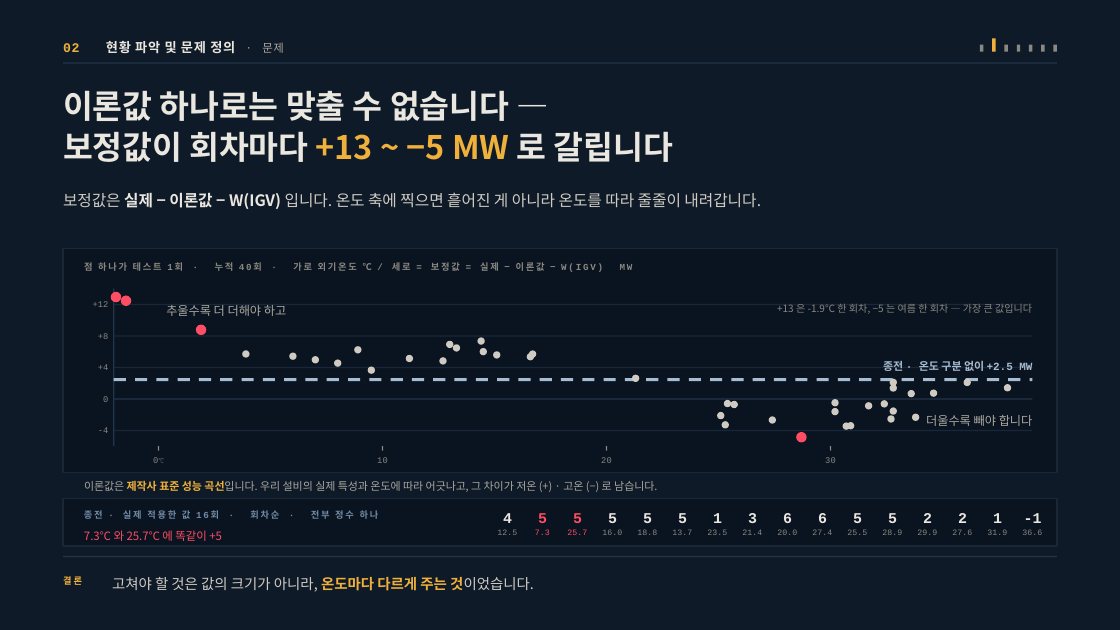
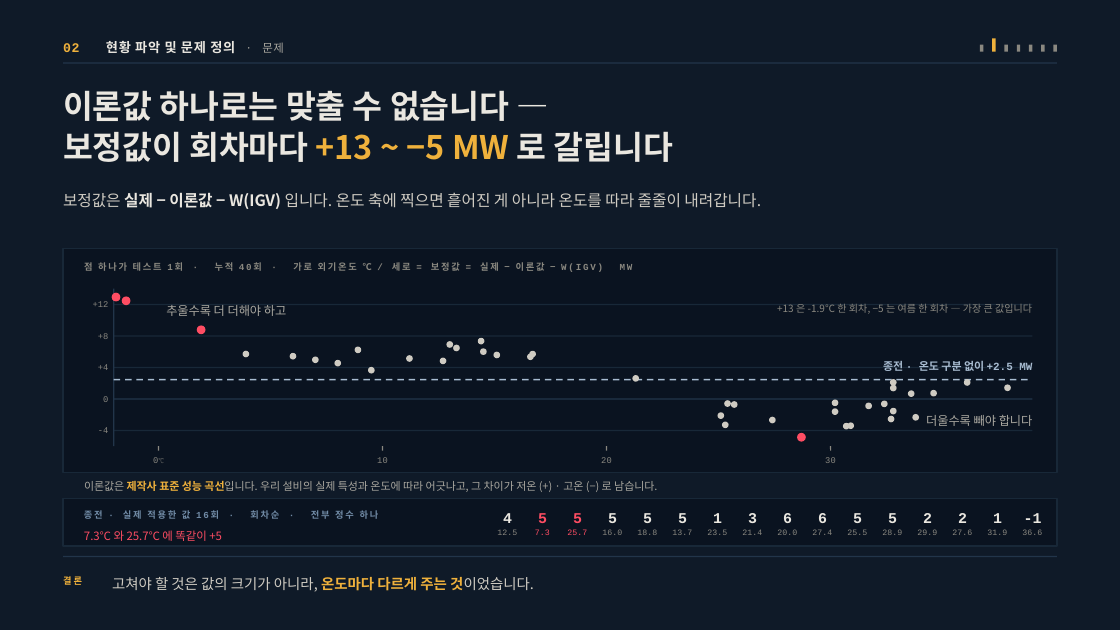
Before and after one commit to jooh-ai/Narae-AI, a slide deck: slide 5 of docs/ppt/위례_공급가능용량_최종발표_v2.pptx. Drawn at 1120x630 pixels with LibreOffice and Linux fonts; fonts in the diff are those of the drawing. Boxes give left, top, right and bottom in pixels: in the first picture for what was removed or moved away, otherwise in the second. Text is boxed around its words. In the diff, an @@ line names an element or a change of style, - is before the commit and + after.

```diff
--- a/docs/ppt/위례_공급가능용량_최종발표_v2.pptx
+++ b/docs/ppt/위례_공급가능용량_최종발표_v2.pptx
@@ line (113, 380) - (1033, 380): stroke #A8BCD1 2.6 pt dashed to #A8BCD1 1.4 pt dashed @@
```
Also in this commit, not shown: 7 other slides changed, 16 other files.
